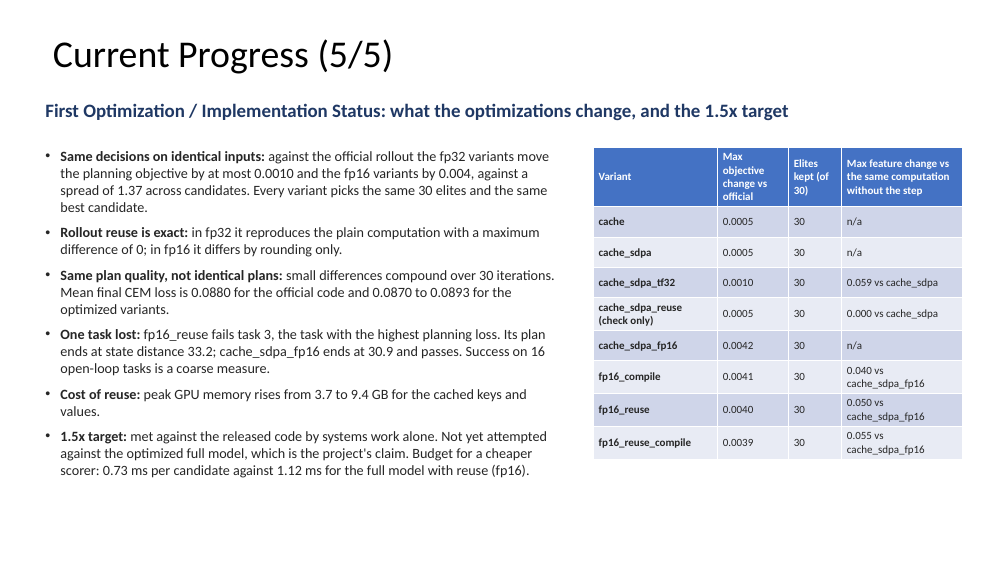
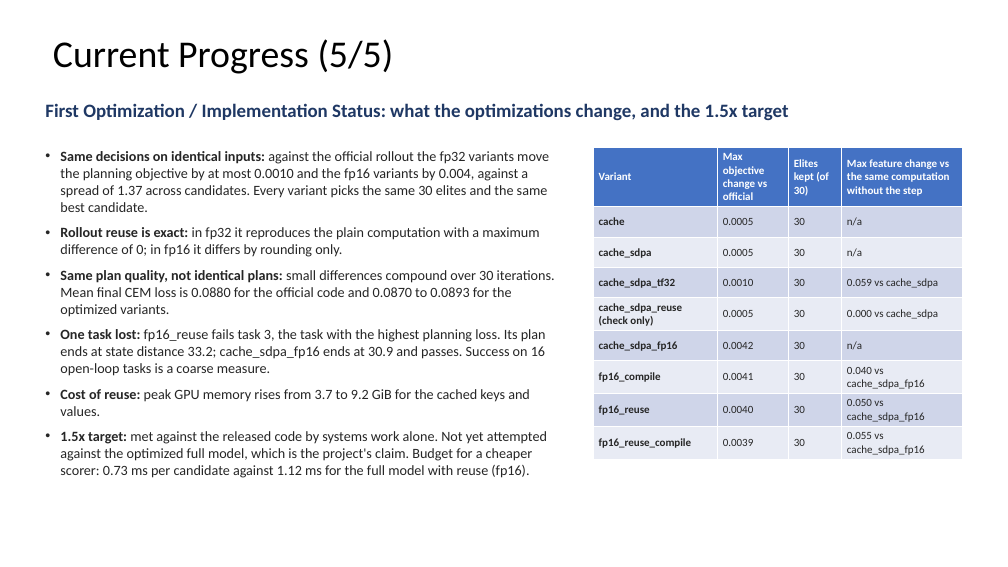
Before and after one commit to WT-MM/hpml-wm-planning, a slide deck: slide 8 of docs/HPML_Midpoint_Report_Team28.pptx. Drawn at 1008x567 pixels with LibreOffice and Linux fonts; fonts in the diff are those of the drawing. Boxes give left, top, right and bottom in pixels: in the first picture for what was removed or moved away, otherwise in the second. Text is boxed around its words. In the diff, an @@ line names an element or a change of style, - is before the commit and + after.

```diff
--- a/docs/HPML_Midpoint_Report_Team28.pptx
+++ b/docs/HPML_Midpoint_Report_Team28.pptx
@@ text at box(60, 389, 530, 416): text changed @@
-• Cost of reuse: peak GPU memory rises from 3.7 to 9.4 GB for the cached keys and values.
+• Cost of reuse: peak GPU memory rises from 3.7 to 9.2 GiB for the cached keys and values.
```
Also in this commit, not shown: 5 other slides changed, 14 other files.
